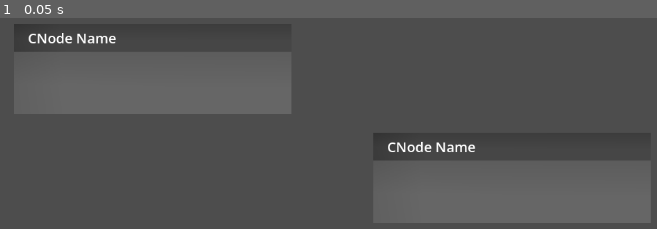
Above: before the commit, frame 1.
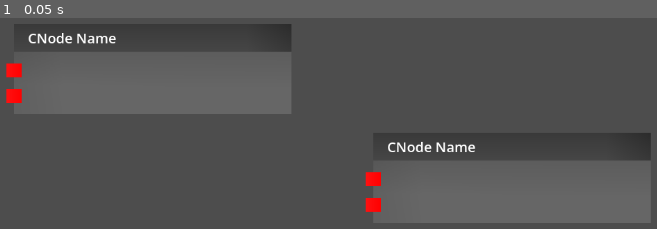
Above: after the commit, the same moment.

Repository: Demented-101/Nodecode_POC
Game: Godot game, scene res://Scenes/Testing.tscn
The game is run twice, just before and just after one commit, with the same random seed, the same clock (stepped at 60 frames per second) and the same inputs.
Inputs:
- Up to frame 1 (0.05 s): no input

The runs differ from the first frame. In frame 1, 0.7% of the frame differs, in the area x 0-58%, y 21-92%.
Error after the commit: Parse Error: Could not find type "DataPin" in the current scope. (res://Scripts/DataBus.gd:4)

Commit message:
pins + busses
- added data throughput method
- started CNode generation

Diff:
--- a/node-code-proj/Scenes/CNode.tscn
+++ b/node-code-proj/Scenes/CNode.tscn
@@ -3,6 +3,7 @@
 [ext_resource type="Script" uid="uid://dvh4o43fslch1" path="res://Scripts/CNode.gd" id="1_18pkw"]
 [ext_resource type="Texture2D" uid="uid://bnfo4lk3uusk3" path="res://Textures/Generated/Gradients/HeaderGrad.tres" id="1_omlyp"]
 [ext_resource type="Texture2D" uid="uid://cboyvcu0cvcke" path="res://Textures/Generated/Gradients/BodyGrad.tres" id="2_18pkw"]
+[ext_resource type="Texture2D" uid="uid://evradaricva" path="res://Textures/Generated/Gradients/PinGradient.tres" id="4_nm6rc"]
 
 [node name="CNode" type="Node2D" unique_id=1871218423 node_paths=PackedStringArray("drag_zone")]
 script = ExtResource("1_18pkw")
@@ -11,7 +12,7 @@
 [node name="Header" type="Polygon2D" parent="." unique_id=1428826287]
 texture = ExtResource("1_omlyp")
 polygon = PackedVector2Array(400, 0, 400, 40, 0, 40, 0, 0)
-uv = PackedVector2Array(297, 31, 293, -19, 9, -27, 18, 30)
+uv = PackedVector2Array(0, 40, 0, 0, 400, 0, 400, 40)
 
 [node name="MarginContainer" type="MarginContainer" parent="Header" unique_id=1925170702]
 offset_right = 400.0
@@ -33,3 +34,11 @@
 texture = ExtResource("2_18pkw")
 polygon = PackedVector2Array(400, 0, 400, 90, 0, 90, 0, 0)
 uv = PackedVector2Array(297, 31, 293, -19, 9, -27, 18, 30)
+
+[node name="Sprite2D" type="Sprite2D" parent="Body" unique_id=1372262093]
+position = Vector2(0, 27)
+texture = ExtResource("4_nm6rc")
+
+[node name="Sprite2D2" type="Sprite2D" parent="Body" unique_id=1044538595]
+position = Vector2(0, 64)
+texture = ExtResource("4_nm6rc")
--- /dev/null
+++ b/node-code-proj/Scenes/DataPin.tscn
@@ -0,0 +1,3 @@
+[gd_scene format=3 uid="uid://c5eg8t1gmea44"]
+
+[node name="DataPin" type="Node2D" unique_id=362425393]
--- a/node-code-proj/Scenes/Testing.tscn
+++ b/node-code-proj/Scenes/Testing.tscn
@@ -11,15 +11,3 @@
 
 [node name="CNode2" parent="CNode Container" unique_id=634851521 instance=ExtResource("1_bqyd2")]
 position = Vector2(655, 271)
-
-[node name="CNode3" parent="CNode Container" unique_id=1383224192 instance=ExtResource("1_bqyd2")]
-position = Vector2(655, 271)
-
-[node name="CNode4" parent="CNode Container" unique_id=336194570 instance=ExtResource("1_bqyd2")]
-position = Vector2(655, 271)
-
-[node name="CNode5" parent="CNode Container" unique_id=1794737706 instance=ExtResource("1_bqyd2")]
-position = Vector2(655, 271)
-
-[node name="CNode6" parent="CNode Container" unique_id=1516145557 instance=ExtResource("1_bqyd2")]
-position = Vector2(655, 271)
--- /dev/null
+++ b/node-code-proj/Scripts/C Node Defs/CN_Add.gd
@@ -0,0 +1,19 @@
+extends CNode
+
+func define_inputs() -> Dictionary[String, pinTypes]:
+	return {
+		"A" : pinTypes.Variant_Num,
+		"B" : pinTypes.Variant_Num,
+	}
+
+func define_outputs() -> Dictionary[String, pinTypes]:
+	return {
+		"Out" : pinTypes._Float
+	}
+
+func get_output(index:int) -> Variant:
+	match index:
+		0:
+			return input_pins[0].get_value() + input_pins[1].get_value()
+
+	return null
--- a/node-code-proj/Scripts/CNode.gd
+++ b/node-code-proj/Scripts/CNode.gd
@@ -1,16 +1,32 @@
 extends Node2D
 class_name CNode
 
+enum pinTypes {_Bool, _Int, _Float, _String, Variant_Num}
+
 @export var drag_zone:Container
+@export var header:Polygon2D
+@export var body:Polygon2D
+
+@export_category("Settings")
+@export var node_name:String = "Node Name"
+@export var node_width:float = 400
 
 var mouse_hovering:bool = false
 var is_dragging:bool = false
 var drag_offset:Vector2
 static var drag_in_use:bool = false
 
+var data_output_count:int
+var data_input_count:int
+var input_pins:Array[DataPinOut]
+var output_pins:Array[DataPinIn]
+
 func _ready() -> void:
 	drag_zone.mouse_entered.connect(func(): mouse_hovering = true)
 	drag_zone.mouse_exited.connect(func(): mouse_hovering = false)
+
+	data_input_count = define_inputs().size()
+	data_output_count = define_outputs().size()
 
 func _input(event: InputEvent) -> void:
 	if event.is_action(&"L_click"):
@@ -34,3 +50,16 @@
 func _process(_delta: float) -> void:
 	if is_dragging:
 		position = get_viewport().get_mouse_position() + drag_offset
+
+func define_outputs() -> Dictionary[String, pinTypes]:
+	return {}
+
+func get_output(_index:int) -> Variant:
+	return null
+
+func define_inputs() -> Dictionary[String, pinTypes]:
+	return {}
+
+func populate_pins() -> void:
+	var outputs:Dictionary[String, pinTypes] = define_outputs()
+	var inputs:Dictionary[String, pinTypes] = define_inputs()
--- a/node-code-proj/Scripts/CNode_def.gd
+++ /dev/null
@@ -1,10 +0,0 @@
-extends Resource
-class_name CNodeDef
-
-enum pinTypes {_Bool, _Int, _Float, _String}
-
-@export var name:String
-
-@export var has_execute_pin:bool
-@export var left_pins:Dictionary[pinTypes, String]
-@export var right_pins:Dictionary[pinTypes, String]
--- /dev/null
+++ b/node-code-proj/Scripts/DataBus.gd
@@ -0,0 +1,17 @@
+extends Node2D
+class_name DataBus
+
+@export var input_pin:DataPin
+@export var output_pin:DataPin
+
+func get_value() -> Variant:
+	if !is_valid(): ## if the connection is invalid, remove itself
+		queue_free()
+		hide()
+		return null
+
+	return output_pin.get_value()
+
+func is_valid() -> bool: ## both pins are valid
+	if input_pin == null or output_pin == null: return false
+	return true
--- /dev/null
+++ b/node-code-proj/Scripts/DataPin In.gd
@@ -0,0 +1,20 @@
+extends Sprite2D
+class_name DataPinIn
+
+var type:CNode.pinTypes
+var data_bus:DataBus = null
+
+func get_value() -> Variant:
+	if data_bus != null:
+		return data_bus.get_value()
+
+	## define default values
+	match type:
+		CNode.pinTypes._Bool:
+			return false
+		CNode.pinTypes._Int, CNode.pinTypes._Float, CNode.pinTypes.Variant_Num:
+			return 0
+		CNode.pinTypes._String:
+			return ""
+
+	return null
--- /dev/null
+++ b/node-code-proj/Scripts/DataPin Out.gd
@@ -0,0 +1,14 @@
+extends Sprite2D
+class_name DataPinOut
+
+var type:CNode.pinTypes
+var cnode:CNode
+var index:int
+
+@onready var texture_file = preload("uid://evradaricva")
+
+func _ready() -> void:
+	texture = texture_file.duplicate()
+
+func get_value() -> Variant:
+	return cnode.get_output(index)
--- /dev/null
+++ b/node-code-proj/Textures/Generated/Gradients/PinGradient.tres
@@ -0,0 +1,9 @@
+[gd_resource type="GradientTexture2D" format=3 uid="uid://evradaricva"]
+
+[sub_resource type="Gradient" id="Gradient_r5msk"]
+colors = PackedColorArray(1, 0.06666667, 0.06666667, 1, 1, 0.003921569, 0.003921569, 1)
+
+[resource]
+gradient = SubResource("Gradient_r5msk")
+width = 22
+height = 20
--- a/node-code-proj/project.godot
+++ b/node-code-proj/project.godot
@@ -13,7 +13,7 @@
 config/name="NodeCode_proj"
 run/main_scene="uid://d13h4jt7i6ssu"
 config/features=PackedStringArray("4.6", "GL Compatibility")
-config/icon="res://icon.svg"
+config/icon="res://Textures/icon.svg"
 
 [input]
 
Not shown, added: node-code-proj/Scripts/C Node Defs/CN_Add.gd.uid
Not shown, removed: node-code-proj/Scripts/CNode_def.gd.uid
Not shown, added: node-code-proj/Scripts/DataBus.gd.uid
Not shown, added: node-code-proj/Scripts/DataPin In.gd.uid
Not shown, added: node-code-proj/Scripts/DataPin Out.gd.uid
Renamed: node-code-proj/icon.svg -> node-code-proj/Textures/icon.svg
Not shown, changed: node-code-proj/Textures/icon.svg.import
